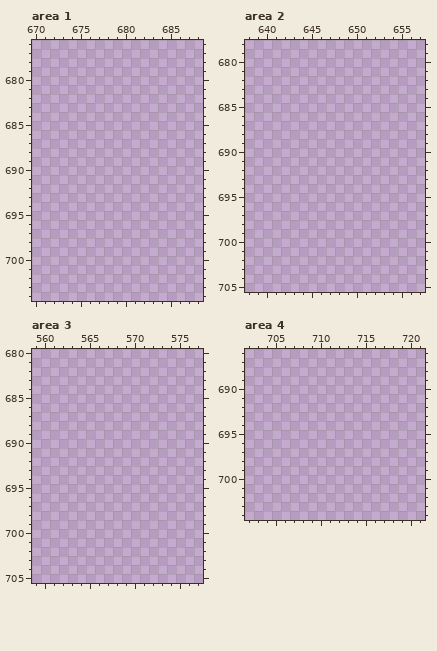
One commit to this pixel-art file: tiles/tilesets.ase. The first picture shows the starting point.
768x1024 pixels, 1 frame. Shown: area 1: x 670..688, y 676..704; area 2: x 638..657, y 678..705; area 3: x 559..577, y 680..705; area 4: x 702..721, y 686..704. The old version is drawn lined up with the new one. The commit also changed other parts of the picture, which this record leaves out.
The result:
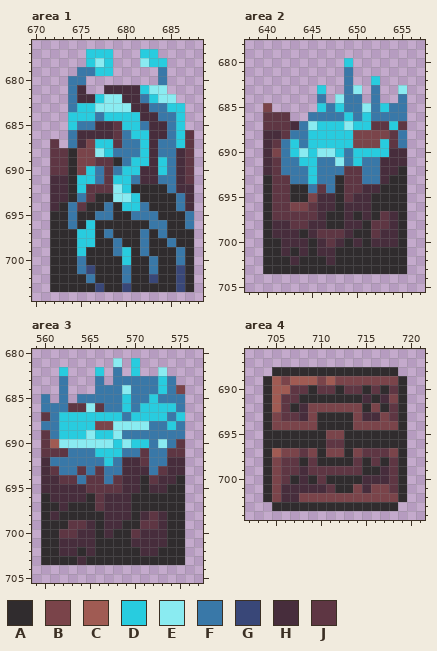
Palette (. is transparent): A #302c2e  B #7a444a  C #a05b53  D #28ccdf  E #8aebf1  F #3978a8  G #394778  H #472d3c  J #5e3643
From old to new:
drawings rearranged on the sheet (the old picture shows each at its new place)
Changed rows in their new state; - is an unchanged pixel.
Area 1:
first column x 672:
677 ----DDD---DD----
678 ----DED---EDD---
679 ---FFDD-----F---
680 --FF--------F---
681 --FH--HHHHDEE---
682 --FHHDEEHHFDEE--
683 --FDDEEEEHHFFDD-
684 --DDDFDDDDHHFFD-
685 --DFFHHJDDFHHFD-
686 --FHHHHJFDDHHFDJ
687 J-FHBDDJFFDHFFDJ
688 JJABBEDFFFDHFFHJ
689 JJABBJJAFDDHDFHJ
690 JJABDFJFDDHHDFHJ
691 HHADDFJDDFHHFFHJ
692 HHADJJJEDAAAAFHH
693 HHAFJAAEEDAAAAFH
694 HAFJAAFADDFAAAFH
695 AAFAAFFAAFFFAAAF
696 AAFADAAAAAAFFAAF
697 AAADDAFAAAFAFAAA
698 AAADDAAFAAFAAFAA
699 AAADAAAFDAFAAAFA
700 AAAFAAAADAAFAAFA
701 AAAFGAAAFAAFAAGA
702 AAAAFAAAFAAGAAGA
703 AAAAAGAAGAAAAAGA
Area 2:
first column x 640:
680 ---------D------
681 ---------F------
682 ---------F--D---
683 ------D--FE-F--E
684 ------F-EFF-F--F
685 B-----DFDFFEFDFF
686 JJJ--FFFFDFDFFFF
687 JJJHFEDDDEDDJJDJ
688 HHJFFDDDDDBBBBJF
689 HJFDFDDDDDBBBDJF
690 HBFDEDEEDFDDDDHH
691 HJFFDDFFEFDFFHHH
692 HJFFFDFFFJJFFHHA
693 AJJFFDFFAJJFFHAA
694 AJJAAFJFAJJHHAAA
695 AJJAABHHAJHHAAAA
696 AJJBBJHHAHHHAAAA
697 AJJJJJHAAHAHAJHA
698 AHHJJHHAAHHAJJHA
699 AHHHAHJJJHAAJHHA
700 AAHHHAHJHAHAHHHA
701 AAHAHAHHAAAAAAAA
702 AAAHAAAHAAAAAAAA
703 AAAAAAAAAAAAAAAA
Area 3:
first column x 560:
681 --------E-D-----
682 --D---D-F-D--E--
683 --F---F-FFFFFDF-
684 --F---FFFEFFFDFB
685 F-F-FFFFFDFFDFFF
686 FFFJJEJFFDFDDDDF
687 JFDDDDDDDFDDDDFD
688 FFDDDDBBEEEEFFDF
689 JFDDDEDDEFFFFFFF
690 JCEEEEEEDEDDFEFJ
691 JJJFFFDDDFFJFFJJ
692 HFFFFFFDFHHJFFHH
693 HJFFJFJFFHHHFJHH
694 HHJJFJJFJHHAJHHA
695 HHHHHJJJJHHAHHAA
696 AHHHHAJHHHAAAAAA
697 AAHAAAJHHHAAAAAA
698 AHAAAAAHHHAHJHAA
699 AAAJJHAHHAAJJHAA
700 AAJJHHAHAAJHHHAA
701 AAHHHHAAAAHHHHAA
702 AAHHAHAAAAAHHAAA
703 AAAAHAAAAAAAAAAA
Area 4:
first column x 704:
688 -AAAAAAAAAAAAAA-
689 ACBCCCBCBBBBBBBA
690 ACCJJAJJAJJAJAJA
691 ACJJAAAAAAAHAHBA
692 ACJAHBBBBBBABAJA
693 ABJJHBAAAABHHBJA
694 ABBBBBAAAABBBBBA
695 AAAAAAABBAAAAAAA
696 AAAAAAAJJAAAAAAA
697 ACBBJBABBABJJJBA
698 ABJJAJAAAAJAJAJA
699 ABJJHJJJJJJAAHJA
700 ABJAHAJAAAAHHHJA
701 ABHHHHHJAABHBBJA
702 ABHHBBBBBBBBBBBA
703 -AAAAAAAAAAAAAA-
Where, in picture pixels (left, top, right, bottom), the same in both pictures:
added: (50, 49, 194, 292)
added: (263, 58, 407, 274)
added: (41, 358, 185, 565)
added: (263, 367, 407, 511)
